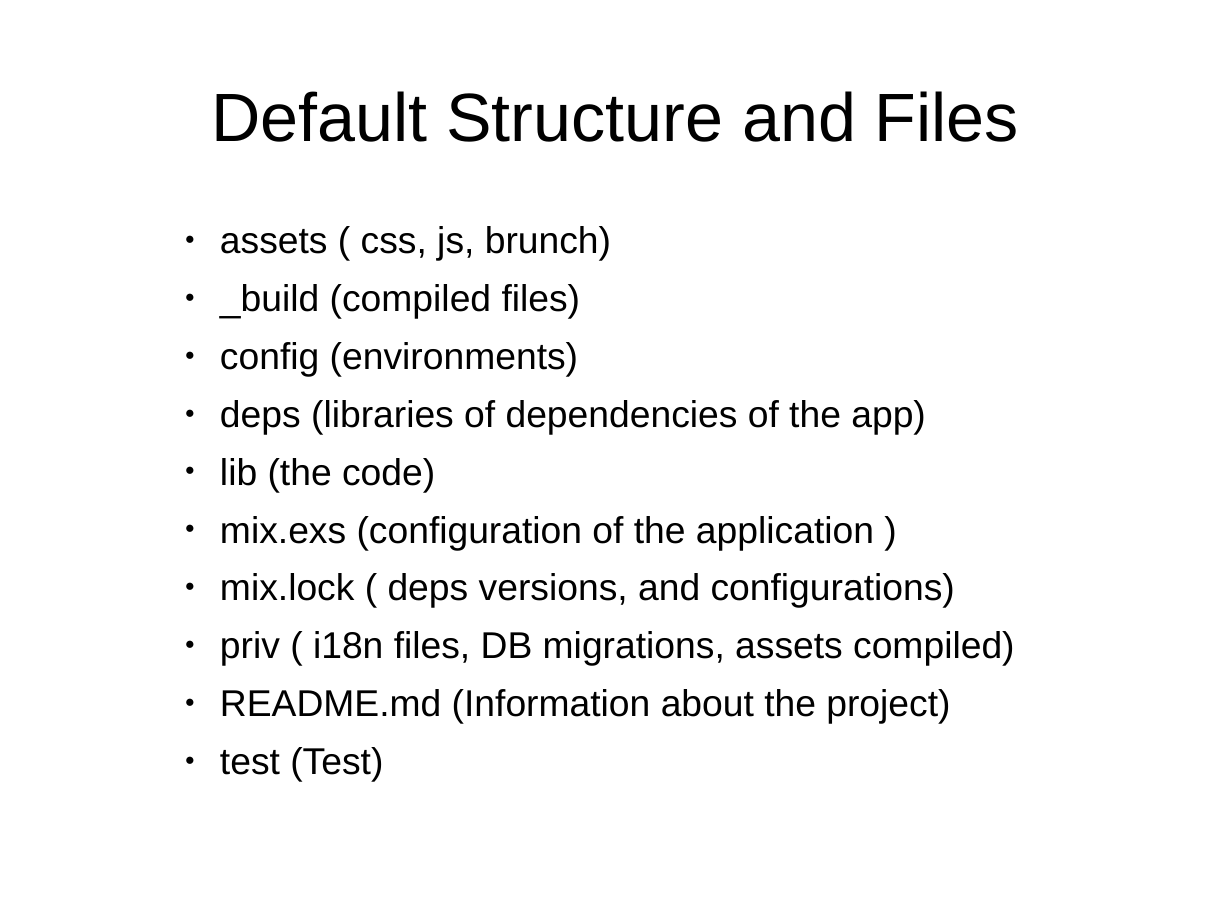
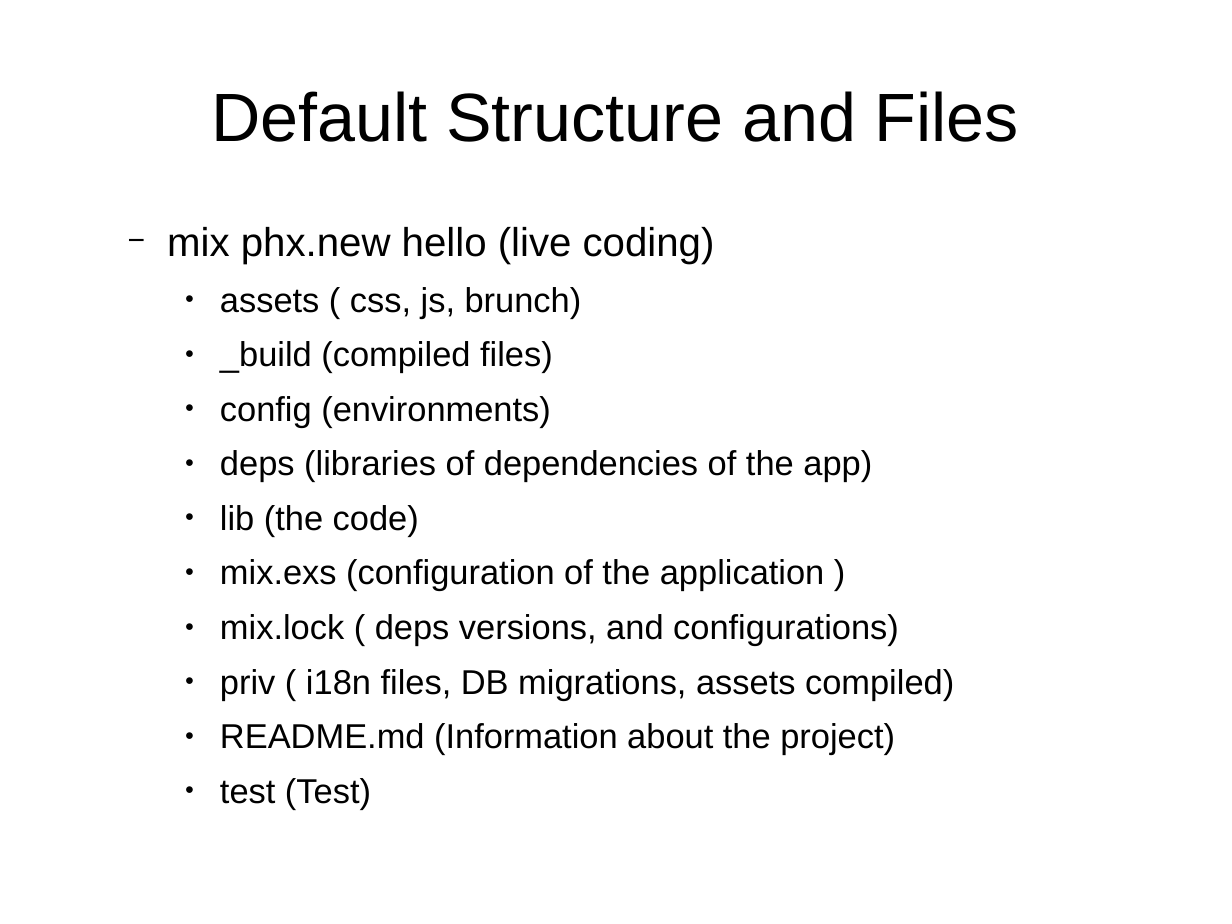
Before and after one commit to ramortegui/talks, a slide deck: slide 6 of phoenix-basics.odp. Drawn at 1232x924 pixels with LibreOffice and Linux fonts; fonts in the diff are those of the drawing. Boxes give left, top, right and bottom in pixels: in the first picture for what was removed or moved away, otherwise in the second. Text is boxed around its words. In the diff, an @@ line names an element or a change of style, - is before the commit and + after.

```diff
--- a/phoenix-basics.odp
+++ b/phoenix-basics.odp
@@ text at (167,227,715,264): paragraph added @@
+  − mix phx.new hello (live coding)
@@ text at (220,287,954,754): size 24 to 22.2 pt @@
```
Also in this commit, not shown: 5 other slides changed, 58 other files.
